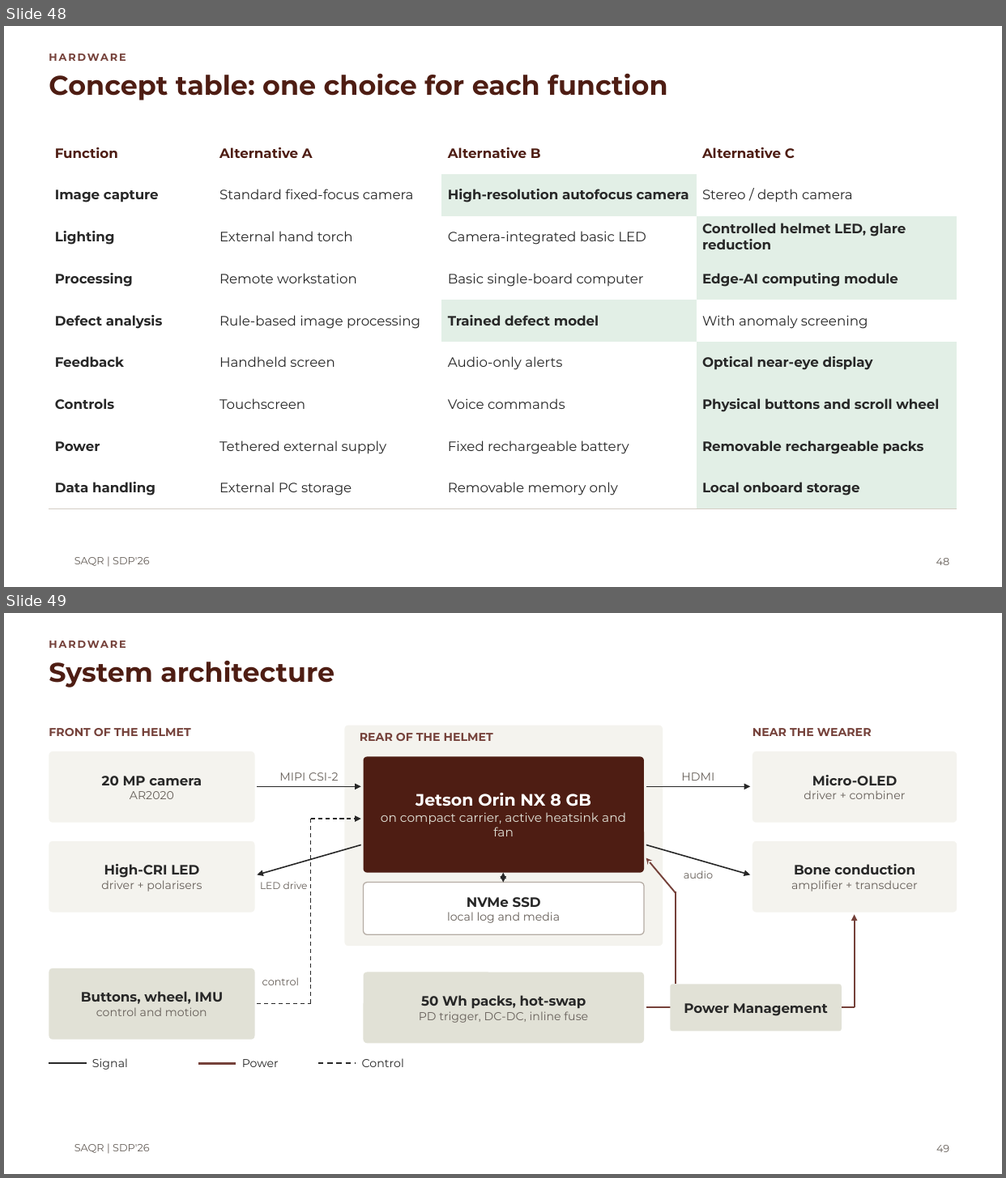
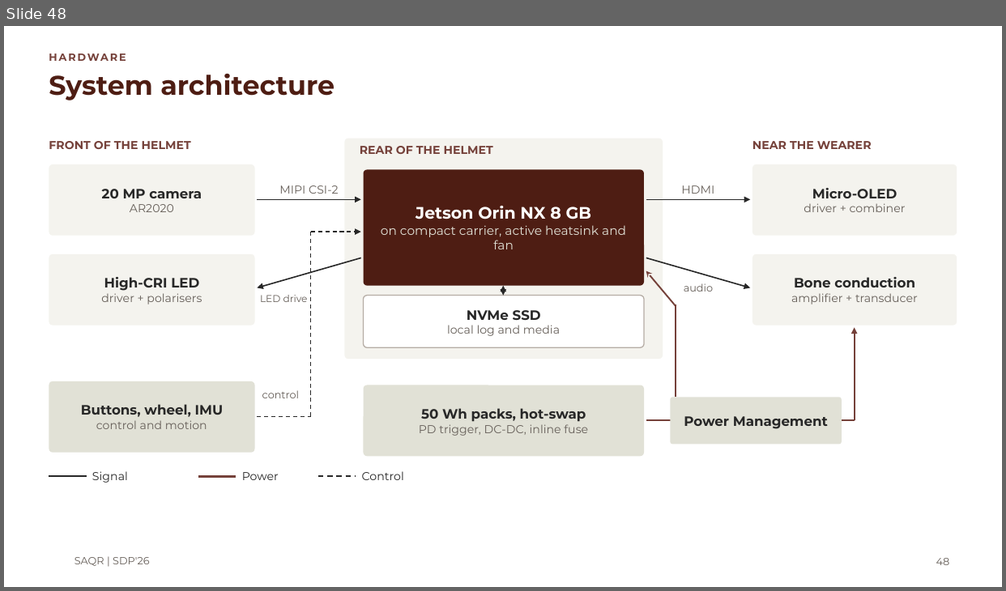
Before and after one commit to MASAR-AUS/SAQR, a slide deck: SAQR CMP490 Presentation.pptx. Shown one above the other, each under a label of ours: slides 48 and 49 before the commit, slide 48 after it. The pictures are 1006x1178 and 1006x591 pixels, drawn with LibreOffice and Linux fonts; fonts in the diff are those of the drawing; background and template pictures are left out. Boxes give left, top, right and bottom in pixels: in the first picture for what was removed or moved away, otherwise in the second. Text is boxed around its words. In the diff, an @@ line names an element or a change of style, - is before the commit and + after.

Commit message:
hardware slides edit

```diff
--- a/SAQR CMP490 Presentation.pptx
+++ b/SAQR CMP490 Presentation.pptx
@@ slide 48 removed at box(4, 26, 1002, 587), background #FFFFFF; not listed: 1 template element that a slide beside it also shows @@
@@ text removed at box(49, 49, 722, 65) @@
-HARDWARE
@@ title removed at box(49, 73, 667, 101) @@
-Concept table: one choice for each function
@@ table removed at box(49, 132, 957, 510), 9 rows, 4 columns @@
-Function | Alternative A | Alternative B | Alternative C
-Image capture | Standard fixed-focus camera | High-resolution autofocus camera | Stereo / depth camera
-Lighting | External hand torch | Camera-integrated basic LED | Controlled helmet LED, glare reduction
-Processing | Remote workstation | Basic single-board computer | Edge-AI computing module
-Defect analysis | Rule-based image processing | Trained defect model | With anomaly screening
-Feedback | Handheld screen | Audio-only alerts | Optical near-eye display
-Controls | Touchscreen | Voice commands | Physical buttons and scroll wheel
-Power | Tethered external supply | Fixed rechargeable battery | Removable rechargeable packs
-Data handling | External PC storage | Removable memory only | Local onboard storage
@@ page number removed at box(936, 558, 950, 565) @@
-48
@@ what was slide 49 is now slide 48 @@
@@ page number at box(936, 558, 950, 565): text changed @@
-49
+48
```
Also in this commit, not shown: 4 slides changed, 2 other slides removed.
